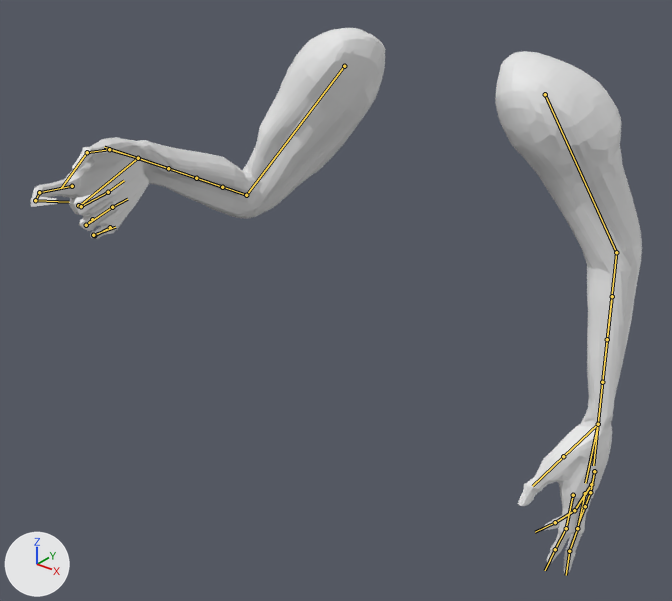
One commit to the FBX model Animations/Player/Character/SK_FP_Exit_Reload.fbx: the scene before it, then after it.
Before and after are seen from a camera (50 mm lens) standing at (1.228, -1.924, 1.469) and looking at (-0.044, -0.333, 0.482). The axes (+X, +Y, +Z) are drawn at lower left. The lights are the same throughout. The older version comes first. Both versions are drawn at frame 39 of the action 'Scene'; the numbers are the values there. The bones that change, and the others that lie on the model, are drawn over the model as lines.

In view in the first picture: 'Arms_objects'.
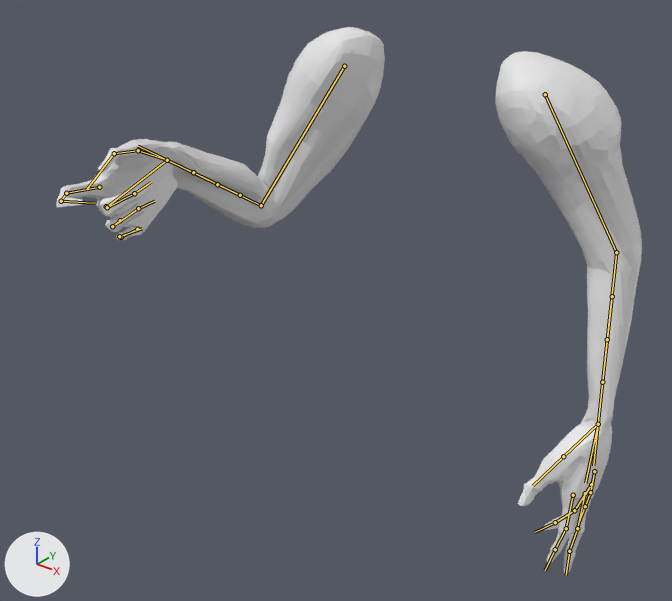
What differs and where, as boxes [x1, y1, x2, y2] in the pictures (672 x 601 px):
'Arms_objects', posed
    before: [31, 28, 642, 573]
    after: [56, 27, 642, 573]
bone 'Upper_R', root to tip
    before: (344, 66) to (246, 195)
    after: (344, 66) to (261, 205)
bone 'Lower_R', root to tip
    before: (246, 195) to (196, 178)
    after: (261, 205) to (217, 184)
bone 'Hand_R', root to tip
    before: (138, 158) to (81, 204)
    after: (167, 160) to (108, 205)

Edits to the bpy script that builds the scene:
```text
Change bone_upper_r:
    where bone_upper_r = bpy.data.objects['Arms_Rig'].pose.bones['Upper_R']  # child of 'Root'
    bone_upper_r.rotation_quaternion: (0.904, -0.366, 0.22, -0.01) -> (0.921, -0.338, 0.188, -0.044)  # degrees (-46, 23, -11) -> degrees (-42, 18, -13)
Change bone_lower_r:
    where bone_lower_r = bpy.data.objects['Arms_Rig'].pose.bones['Lower_R']  # child of 'Upper_R'
    bone_lower_r.rotation_quaternion: (0.888, -0.446, 0.0, -0.111) -> (0.851, -0.509, 0.0, -0.127)  # degrees (-53, -6, -11) -> degrees (-61, -7, -13)
Change bone_hand_r:
    where bone_hand_r = bpy.data.objects['Arms_Rig'].pose.bones['Hand_R']  # child of 'Lower_R'
    bone_hand_r.rotation_quaternion: (0.902, 0.402, 0.133, 0.088) -> (0.879, 0.435, 0.105, 0.166)  # degrees (49, 10, 16) -> degrees (53, 2, 23)
```
